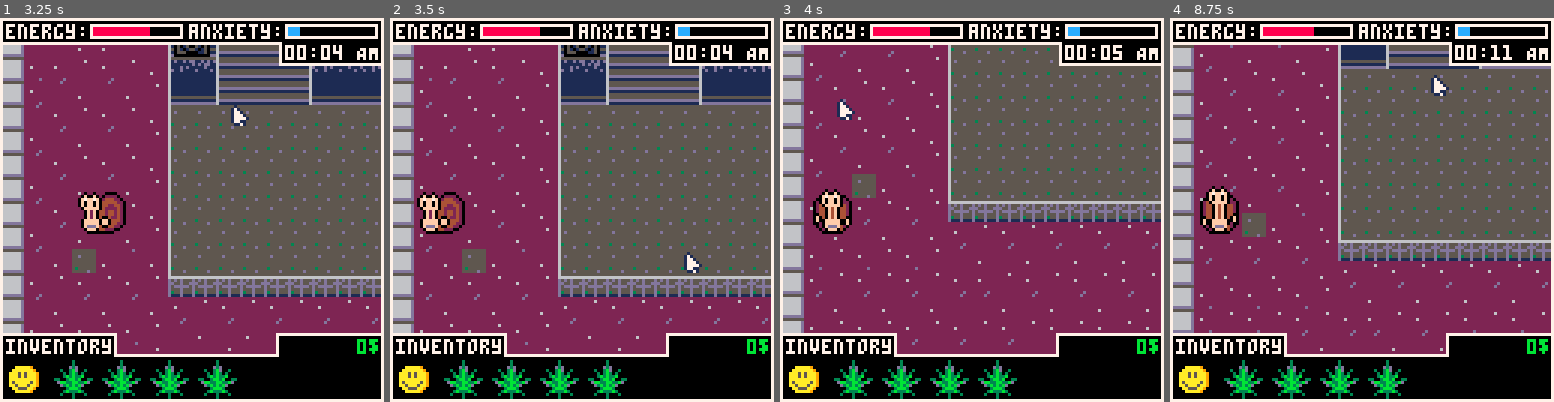
Above: before the commit, frames 1-4 (left to right).
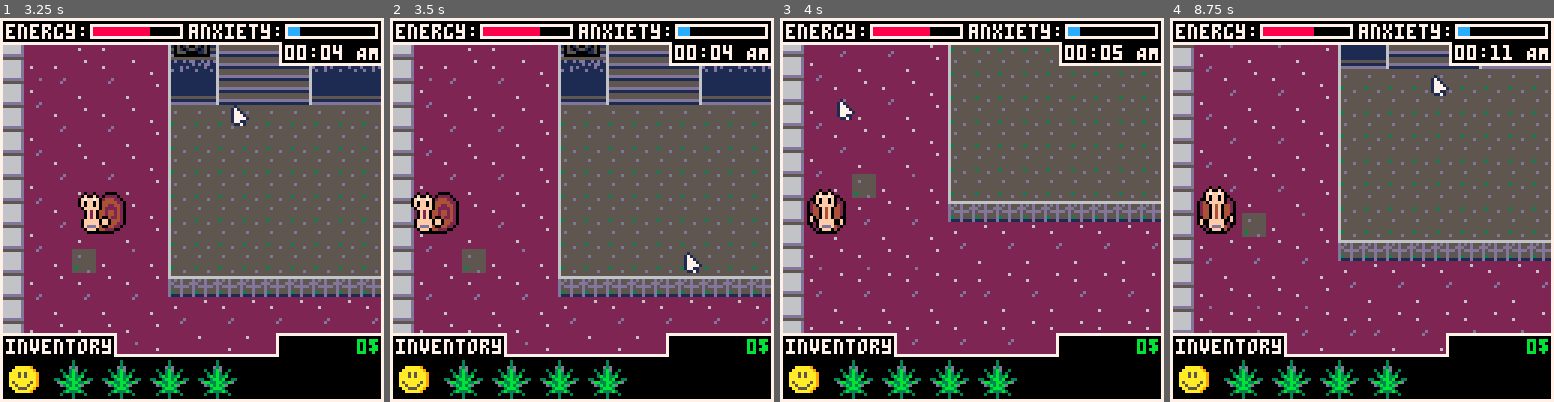
Above: after the commit, the same moments.

Repository: ekaktusz/ld53delivery
Game: PICO-8 cartridge delivery.p8
Same seed, same stepped clock (60 frames per second), same inputs: the game is played once before the commit and once after it.
Inputs (mouse positions are in pixels of both pictures, inside the frame that each line leads up to):
- Up to frame 1 (3.25 s): tap X (X key) at 0.33, 1.07, 1.85, 2.97 s; click (280, 121) at 0.67 s; click (46, 267) at 1.22 s; hold Right 1.6-2.1 s; click (107, 114) at 1.77 s; hold Up 2.15-2.42 s; click (172, 259) at 2.32 s; hold Right 2.47-3.03 s; click (234, 106) at 2.87 s; hold Left from 3.08 s (still down)
- Up to frame 2 (3.5 s): keep holding Left; click (685, 256) at 3.42 s
- Up to frame 3 (4 s): release Left at 3.58 s; hold Down 3.63-3.97 s; click (841, 102) at 3.97 s
- Up to frame 4 (8.75 s): hold Right 4.02-4.68 s; tap X (X key) every 1.12 s from 4.08 to 8.55 s; click (1292, 248) at 4.52 s; hold Up 4.73-5.03 s; click (1354, 94) at 5.07 s; hold Left 5.08-5.68 s; click (1419, 244) at 5.62 s; hold Down 5.73-6.03 s; hold Right 6.08-6.58 s; click (1481, 90) at 6.17 s; hold Right 6.63-7.13 s; click (1246, 236) at 6.72 s; hold Up 7.18-7.45 s; click (1308, 83) at 7.27 s; hold Right 7.5-8.07 s; click (1369, 229) at 7.82 s; hold Left 8.12-8.62 s; click (1434, 79) at 8.37 s; hold Down from 8.67 s (still down)

Frame 1 is identical in both runs. In frame 2, 0.9% of the frame differs, in the area x 5-20%, y 45-57%; in frame 3, 0.8%; in frame 4, 0.9%.

Commit message:
player hitbox update

Diff:
--- /dev/null
+++ b/include/game_over.lua
@@ -0,0 +1,4 @@
+
+function show_game_over_screen()
+
+end
--- a/include/player.lua
+++ b/include/player.lua
@@ -22,6 +22,8 @@
 
     local down_frames = { {x=64, y=96, w=16, h=16}, {x=64, y=112, w=16, h=16} }
     player.down_anim = animation_new(down_frames, 20)
+
+    player.hitbox_offset = 1
 end
 
 function player_draw()
@@ -64,11 +66,17 @@
         player.dy /= sqrt(2)
     end
 
-    if can_move(player.x+player.dx, player.y, player.w, player.h) then
+    if can_move(player.x+player.dx + player.hitbox_offset,
+                player.y+player.hitbox_offset,
+                player.w-player.hitbox_offset,
+                player.h-player.hitbox_offset) then
         player.x += player.dx
     end
 
-    if can_move(player.x, player.y+player.dy, player.w, player.h) then
+    if can_move(player.x+player.hitbox_offset,
+                player.y+player.hitbox_offset+player.dy,
+                player.w-player.hitbox_offset,
+                player.h-player.hitbox_offset) then
         player.y += player.dy
     end
 
